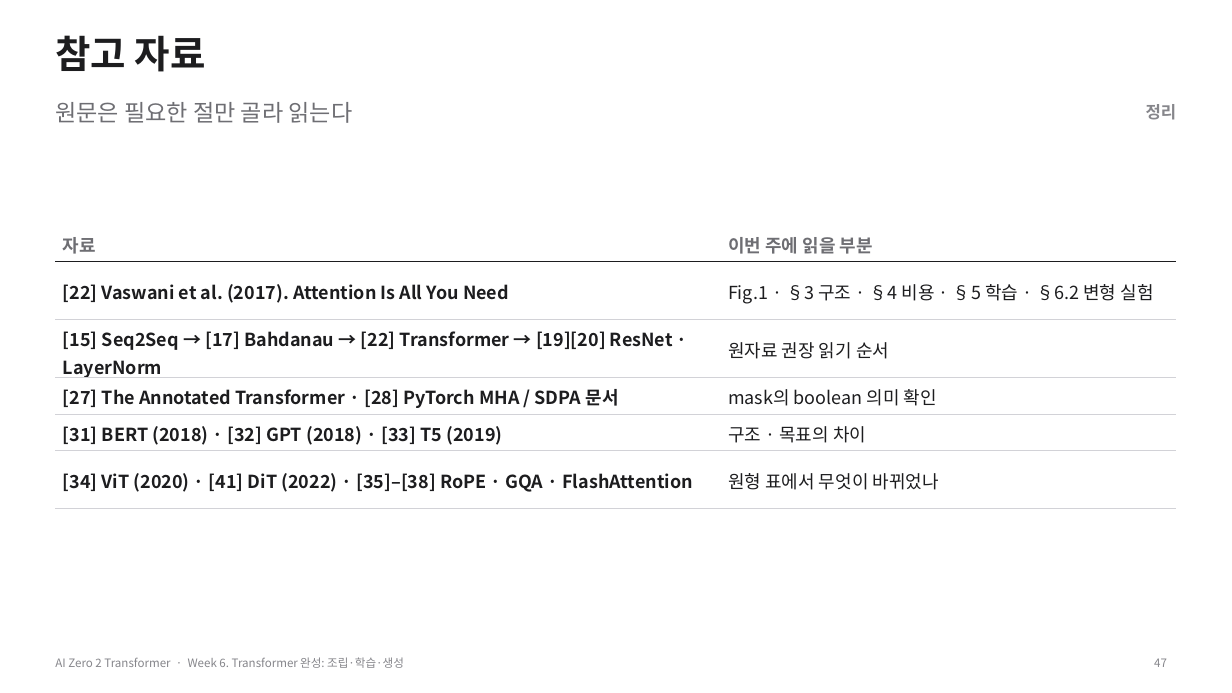
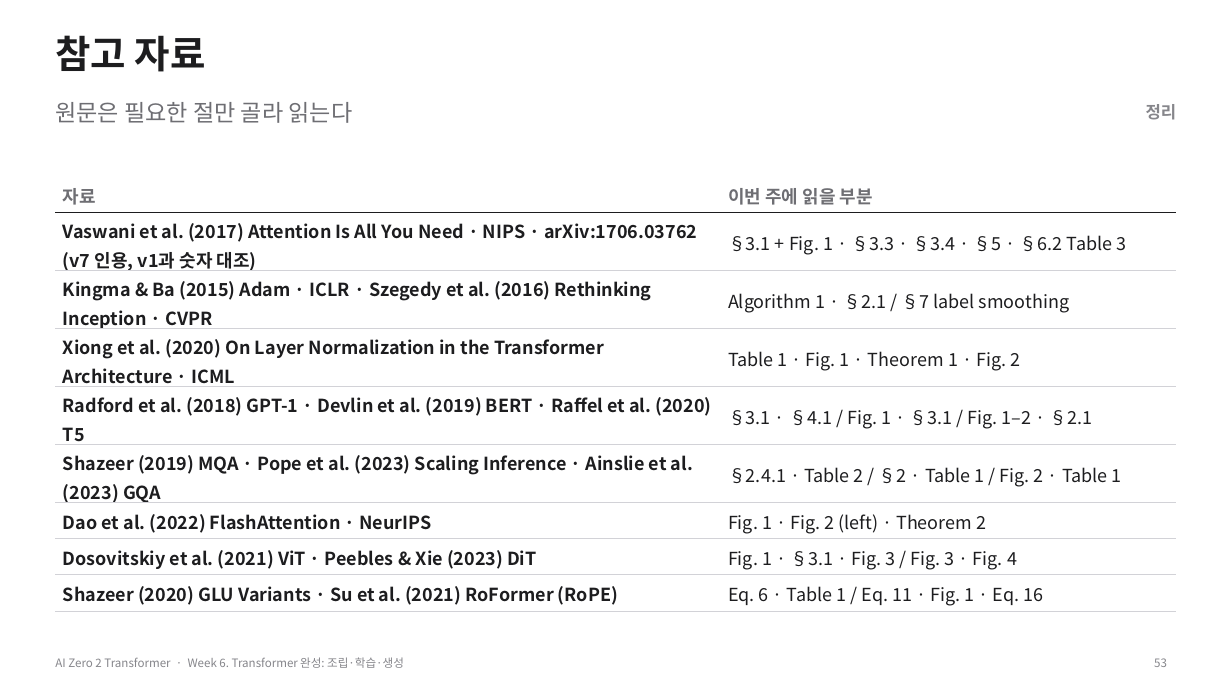
Before and after one commit to myunhh/AI-Zero-2-Transformers, a slide deck: slide 53 of lectures/week06_transformer_complete.pptx (slide 47 before the commit). Drawn at 1232x693 pixels with LibreOffice and Linux fonts; fonts in the diff are those of the drawing. Boxes give left, top, right and bottom in pixels: in the first picture for what was removed or moved away, otherwise in the second. Text is boxed around its words. In the diff, an @@ line names an element or a change of style, - is before the commit and + after.

```diff
--- a/lectures/week06_transformer_complete.pptx
+++ b/lectures/week06_transformer_complete.pptx
@@ table at (55, 177, 1177, 612) @@
-row 2: [22] Vaswani et al. (2017). Attention Is All You Need | Fig.1 · §3 구조 · §4 비용 · §5 학습 · §6.2 변형 실험
-row 3: [15] Seq2Seq → [17] Bahdanau → [22] Transformer → [19][20] ResNet · LayerNorm | 원자료 권장 읽기 순서
-row 4: [27] The Annotated Transformer · [28] PyTorch MHA / SDPA 문서 | mask의 boolean 의미 확인
-row 5: [31] BERT (2018) · [32] GPT (2018) · [33] T5 (2019) | 구조 · 목표의 차이
-row 6: [34] ViT (2020) · [41] DiT (2022) · [35]–[38] RoPE · GQA · FlashAttention | 원형 표에서 무엇이 바뀌었나
+row 2: Vaswani et al. (2017) Attention Is All You Need · NIPS · arXiv:1706.03762 (v7 인용, v1과 숫자 대조) | §3.1 + Fig. 1 · §3.3 · §3.4 · §5 · §6.2 Table 3
+row 3: Kingma & Ba (2015) Adam · ICLR · Szegedy et al. (2016) Rethinking Inception · CVPR | Algorithm 1 · §2.1 / §7 label smoothing
+row 4: Xiong et al. (2020) On Layer Normalization in the Transformer Architecture · ICML | Table 1 · Fig. 1 · Theorem 1 · Fig. 2
+row 5: Radford et al. (2018) GPT-1 · Devlin et al. (2019) BERT · Raffel et al. (2020) T5 | §3.1 · §4.1 / Fig. 1 · §3.1 / Fig. 1–2 · §2.1
+row 6: Shazeer (2019) MQA · Pope et al. (2023) Scaling Inference · Ainslie et al. (2023) GQA | §2.4.1 · Table 2 / §2 · Table 1 / Fig. 2 · Table 1
+row 7: Dao et al. (2022) FlashAttention · NeurIPS | Fig. 1 · Fig. 2 (left) · Theorem 2
+row 8: Dosovitskiy et al. (2021) ViT · Peebles & Xie (2023) DiT | Fig. 1 · §3.1 · Fig. 3 / Fig. 3 · Fig. 4
+row 9: Shazeer (2020) GLU Variants · Su et al. (2021) RoFormer (RoPE) | Eq. 6 · Table 1 / Eq. 11 · Fig. 1 · Eq. 16
@@ table: place and size @@
-table at (55, 226, 1177, 508)
+table at (55, 177, 1177, 612)
@@ page number at (1154, 658, 1167, 667): text changed @@
-47
+53
```
Also in this commit, not shown: 27 other slides changed, 24 slides added, 18 slides removed, 11 other files.
